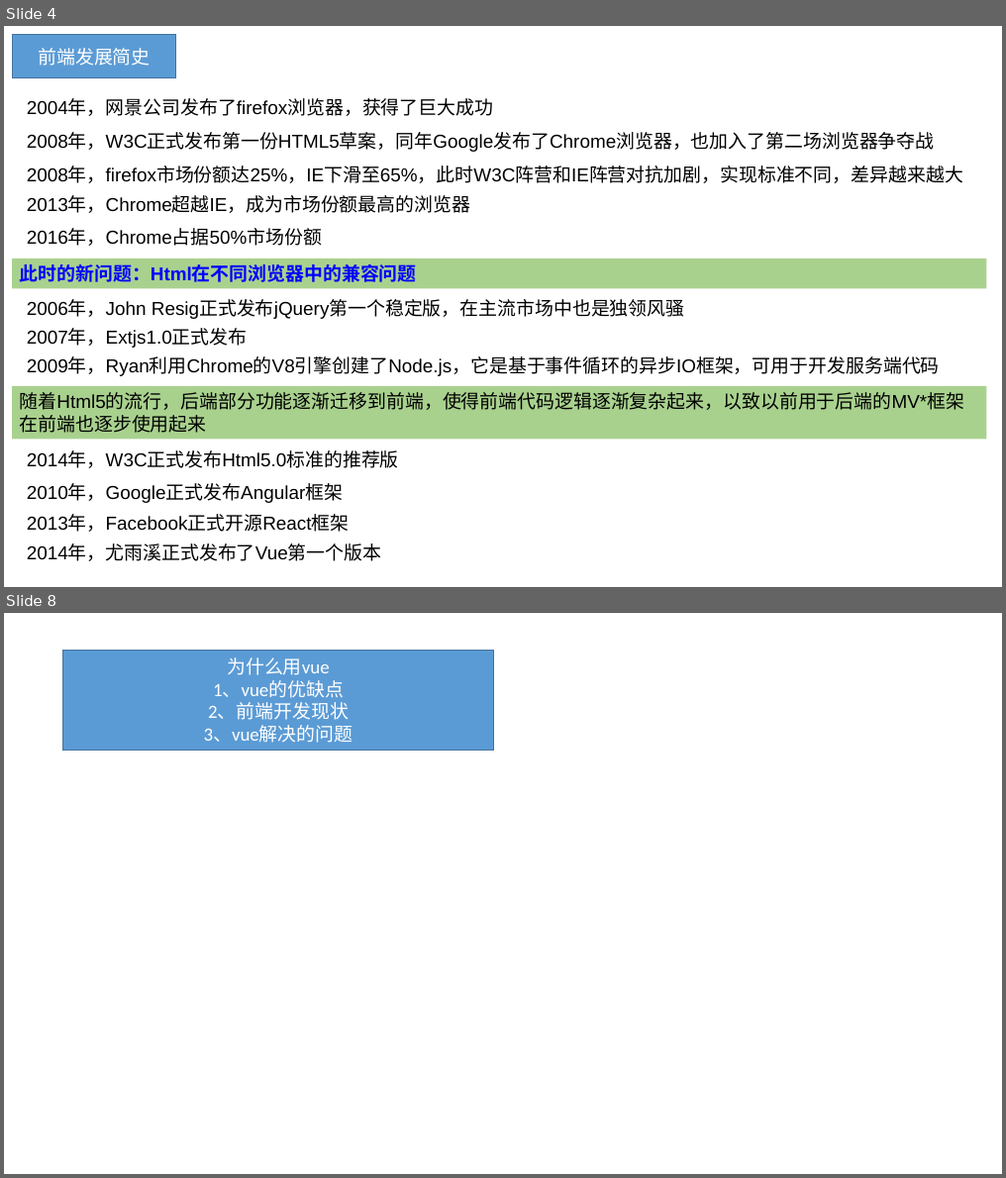
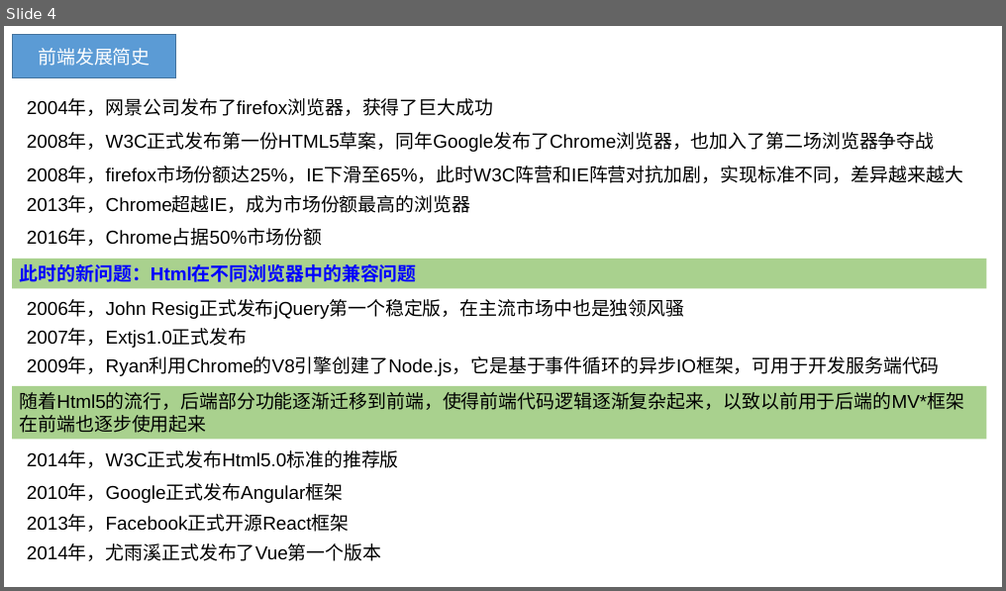
Before and after one commit to BinMarshall/studing, a slide deck: Vue/vue.pptx. Shown one above the other, each under a label of ours: slides 4 and 8 before the commit, slide 4 after it; the slides between them are not shown. The pictures are 1006x1178 and 1006x591 pixels, drawn with LibreOffice and Linux fonts; fonts in the diff are those of the drawing. Boxes give left, top, right and bottom in pixels: in the first picture for what was removed or moved away, otherwise in the second. Text is boxed around its words. In the diff, an @@ line names an element or a change of style, - is before the commit and + after.

```diff
--- a/Vue/vue.pptx
+++ b/Vue/vue.pptx
@@ slide 8 removed at box(4, 613, 1002, 1174), background #FFFFFF @@
@@ rectangle removed at box(63, 650, 494, 750) @@
-为什么用vue
-1、vue的优缺点
-2、前端开发现状
-3、vue解决的问题
```
Also in this commit, not shown: 8 slides changed, 5 slides added, 1 other slide removed, 1 other file.
